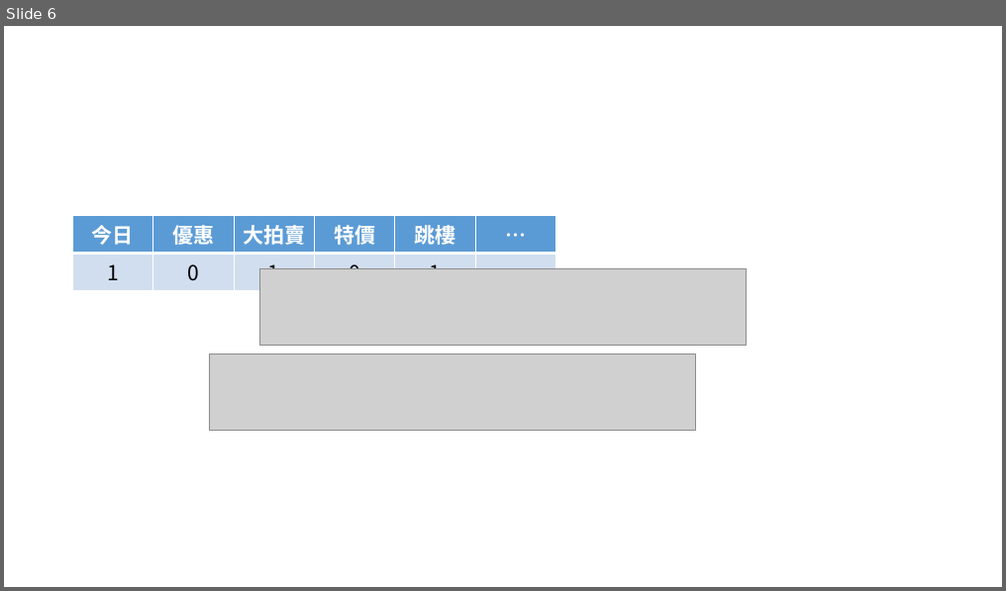
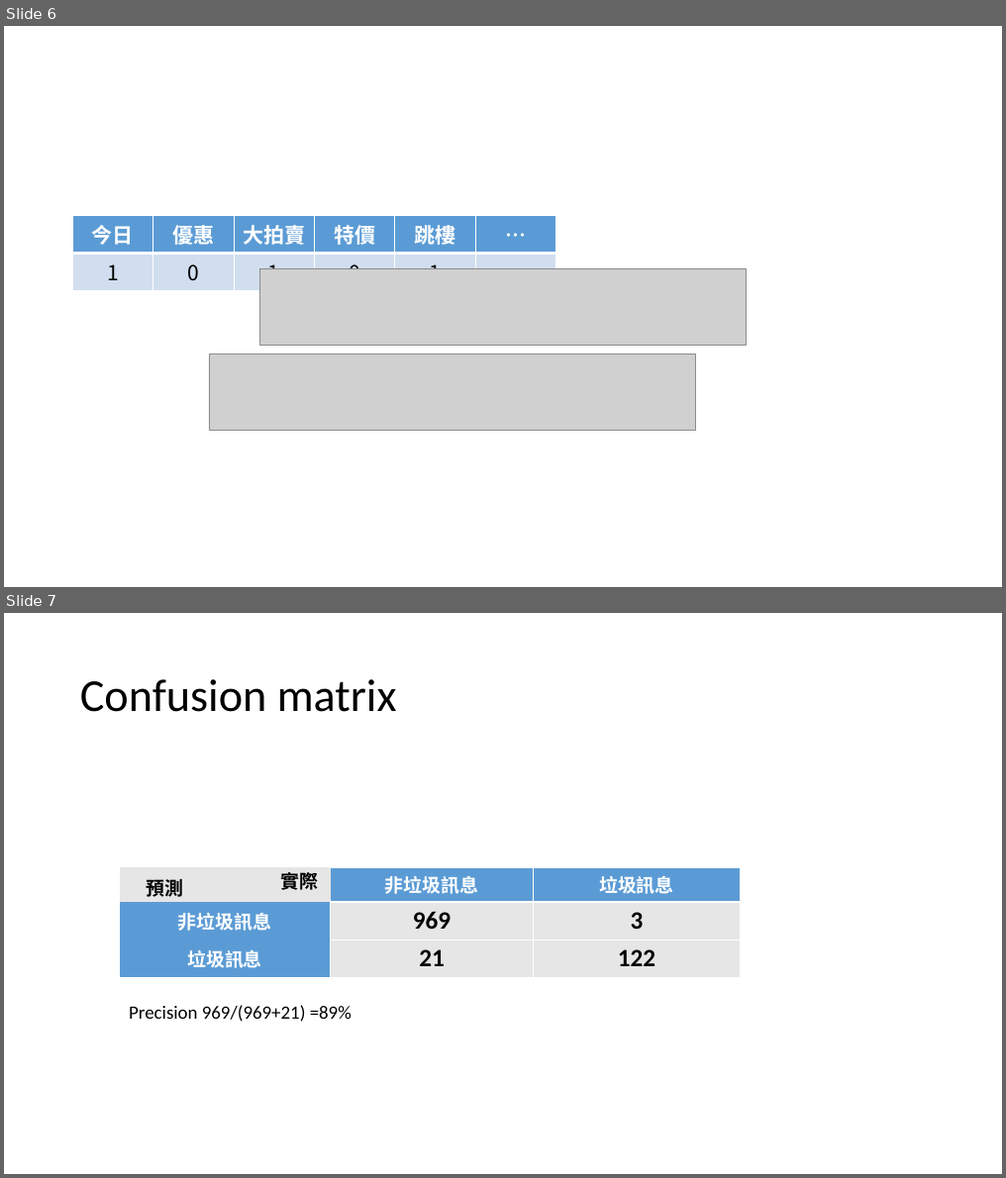
Before and after one commit to vbjc5275/NaivBayesclassifiers, a slide deck: 簡報1.pptx. Shown one above the other, each under a label of ours: slide 6 before the commit, slides 6 and 7 after it. The pictures are 1006x591 and 1006x1178 pixels, drawn with LibreOffice and Linux fonts; fonts in the diff are those of the drawing; grey boxes stand for pictures. Boxes give left, top, right and bottom in pixels: in the first picture for what was removed or moved away, otherwise in the second. Text is boxed around its words. In the diff, an @@ line names an element or a change of style, - is before the commit and + after.

Commit message:
confusion matrix

```diff
--- a/簡報1.pptx
+++ b/簡報1.pptx
@@ slide 7 added at [4, 613, 1002, 1174], background #FFFFFF @@
@@ title added at [80, 679, 397, 712], 44 pt, text #000000 @@
+Confusion matrix
@@ table added at [119, 867, 740, 973], 3 rows, 3 columns @@
+ | 非垃圾訊息 | 垃圾訊息
+非垃圾訊息 | 969 | 3
+垃圾訊息 | 21 | 122
@@ text added at [147, 875, 184, 900], 18 pt, text #000000, bold @@
+預測
@@ text added at [281, 872, 319, 890], 18 pt, text #000000, bold @@
+實際
@@ text added at [129, 1005, 351, 1022], 18 pt, text #000000 @@
+Precision 969/(969+21) =89%
```
Also in this commit, not shown: 1 other file.
